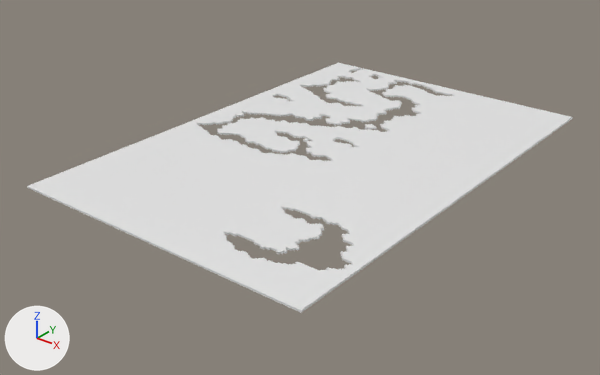
One commit to the OBJ model JanusVR/Rooms/EarthBound/CotP/0.obj: the scene before it, then after it.
Camera for both pictures: a camera (50 mm lens) standing at (311.0, -430.0, 166.0) and looking at (75.0, -135.0, -17.0). The axes (+X, +Y, +Z) are drawn at lower left. The lights are the same throughout. Where no turn or scale is listed for an object, it has been applied to the vertices.

Before the edit, the objects in view are built like this:
```python
me_0 = bpy.data.meshes.new('0')
me_0.from_pydata(...)  # 7346 vertices, 14700 faces; spans x 0.0..160.0, y -240.0..0.0, z 0.0..1.0
ob_0 = bpy.data.objects.new('0', me_0)
ob_0.location = (0.0, 0.0, 0.0)
```
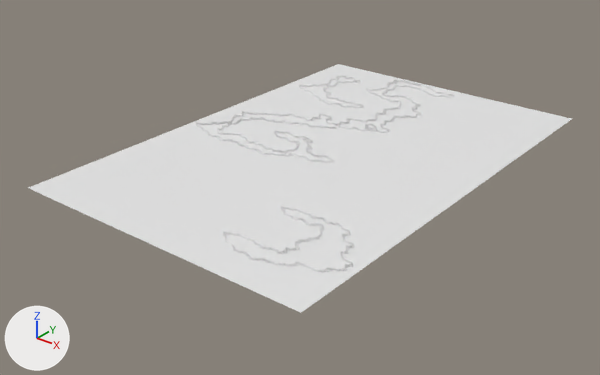
Changed parts and their boxes (x1, y1, x2, y2) in the pictures (600 x 375 px):
'0', reshaped: before (27, 63, 573, 313); after (29, 64, 571, 313)
part 1 of me_0, deleted: before (27, 63, 573, 313)

Patch to the scene script:
```diff
--- a/JanusVR/Rooms/EarthBound/CotP/0.obj.py
+++ b/JanusVR/Rooms/EarthBound/CotP/0.obj.py
@@ me_0 @@
 # used by ob_0; location = (0.0, 0.0, 0.0)
-me_0.from_pydata(...)  # 7346 vertices, 14700 faces; spans x 0.0..160.0, y -240.0..0.0, z 0.0..1.0
+me_0.from_pydata(...)  # 2828 vertices, 2826 faces; spans x 0.0..160.0, y -240.0..0.0, z 0.0..1.0
+# me_0 part 1: 4518 vertices removed from x 0.0..160.0, y -240.0..0.0, z 0.0..1.0
```
